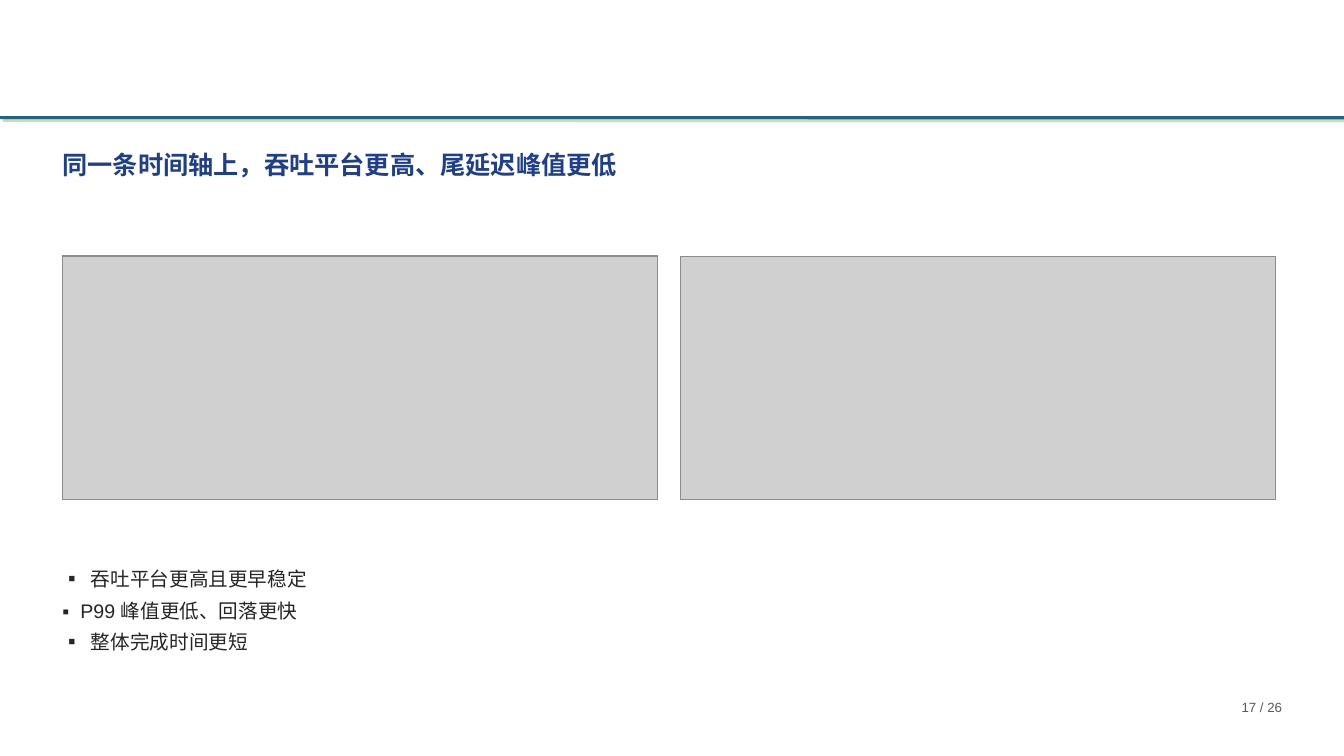
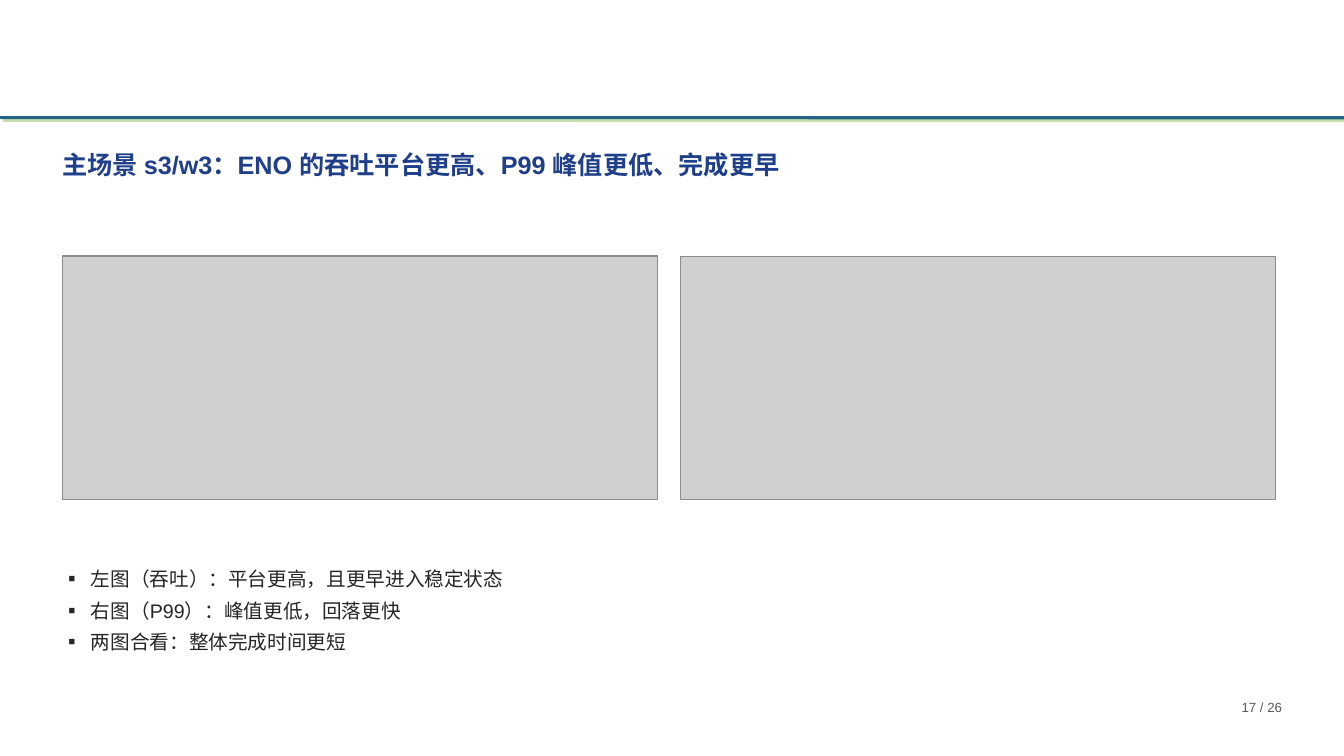
Before and after one commit to tengfei86/godel-scheduler, a slide deck: slide 17 of docs/thesis/defense/基于etcd的分布式Kubernetes调度器研究与实现-高铜.pptx. Drawn at 1344x756 pixels with LibreOffice and Linux fonts; fonts in the diff are those of the drawing; grey boxes stand for pictures; background and template pictures are left out. Boxes give left, top, right and bottom in pixels: in the first picture for what was removed or moved away, otherwise in the second. Text is boxed around its words. In the diff, an @@ line names an element or a change of style, - is before the commit and + after.

```diff
--- a/docs/thesis/defense/基于etcd的分布式Kubernetes调度器研究与实现-高铜.pptx
+++ b/docs/thesis/defense/基于etcd的分布式Kubernetes调度器研究与实现-高铜.pptx
@@ text at <box>62,152,780,177</box>: text changed @@
-同一条时间轴上，吞吐平台更高、尾延迟峰值更低
+主场景 s3/w3：ENO 的吞吐平台更高、P99 峰值更低、完成更早
@@ text at <box>91,569,503,651</box>: text changed @@
-▪ 吞吐平台更高且更早稳定
-▪ P99 峰值更低、回落更快
-▪ 整体完成时间更短
+▪ 左图（吞吐）：平台更高，且更早进入稳定状态
+▪ 右图（P99）：峰值更低，回落更快
+▪ 两图合看：整体完成时间更短
```
Also in this commit, not shown: 2 other files.
